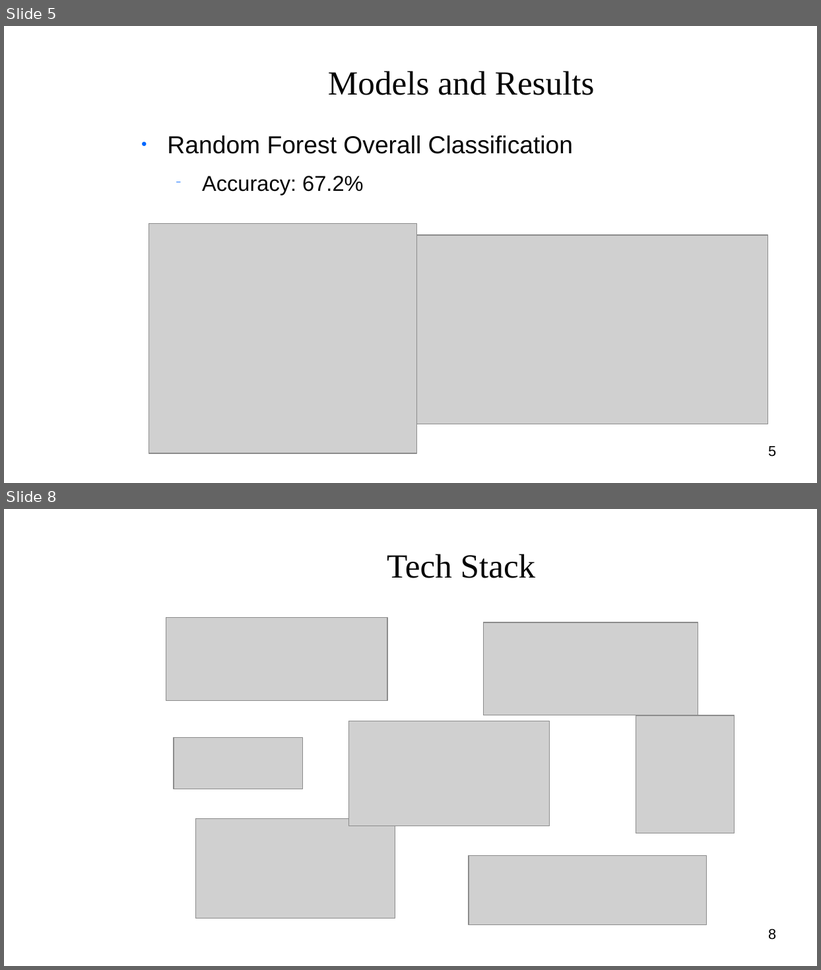
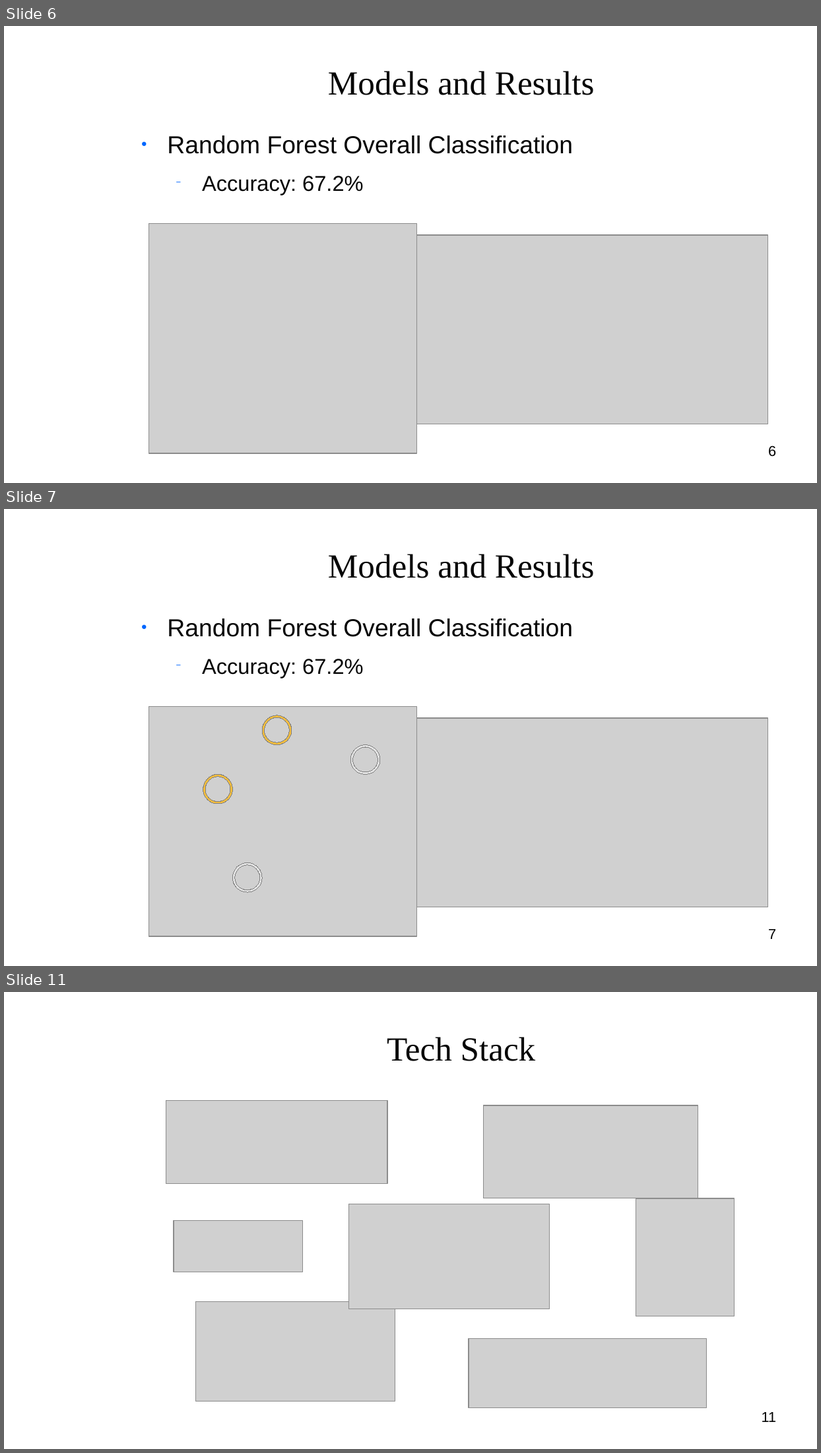
Before and after one commit to Shredder42/mutations, a slide deck: presentation.odp. Shown one above the other, each under a label of ours: slides 5 and 8 before the commit, slides 6, 7 and 11 after it; the slides between them are not shown. The pictures are 821x970 and 821x1453 pixels, drawn with LibreOffice and Linux fonts; fonts in the diff are those of the drawing; grey boxes stand for pictures; background and template pictures are left out. Boxes give left, top, right and bottom in pixels: in the first picture for what was removed or moved away, otherwise in the second. Text is boxed around its words. In the diff, an @@ line names an element or a change of style, - is before the commit and + after.

```diff
--- a/presentation.odp
+++ b/presentation.odp
@@ slide 7 added at bbox=[4, 509, 817, 966], background picture (left out) @@
@@ title added at bbox=[328, 554, 595, 578], 33 pt, text #050505 @@
+Models and Results
@@ text added at bbox=[167, 619, 573, 678], 24 pt, text #050505 @@
+● Random Forest Overall Classification
+  − Accuracy: 67.2%
@@ picture added at bbox=[149, 707, 417, 937] @@
@@ donut added at bbox=[262, 716, 292, 745], fill #F4BD3E, outline #808080 0 pt @@
@@ picture added at bbox=[415, 719, 768, 908] @@
@@ donut added at bbox=[350, 745, 380, 774], fill #E2E2E2, outline #808080 0 pt @@
@@ donut added at bbox=[203, 774, 233, 804], fill #F4BD3E, outline #808080 0 pt @@
@@ donut added at bbox=[233, 863, 262, 892], fill #E2E2E2, outline #808080 0 pt @@
@@ page number added at bbox=[768, 929, 776, 939], 14 pt, text #000000 @@
+7
@@ what was slide 5 is now slide 6 @@
@@ page number at bbox=[768, 446, 776, 457]: text changed @@
-5
+6
@@ what was slide 8 is now slide 11 @@
@@ page number at bbox=[762, 1412, 777, 1422]: text changed @@
-8
+11
```
Also in this commit, not shown: 7 slides changed, 3 other slides added, 1 other file.
